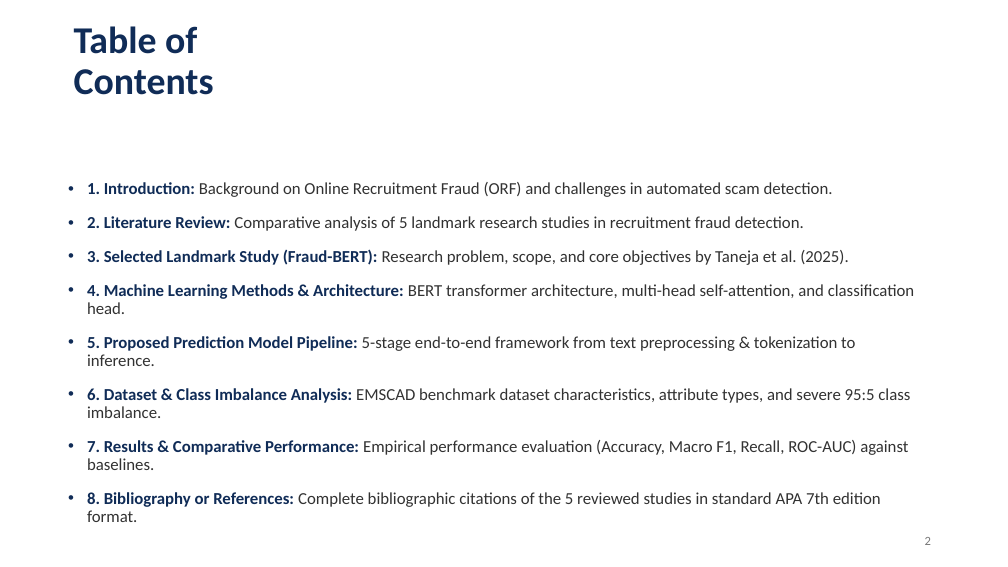
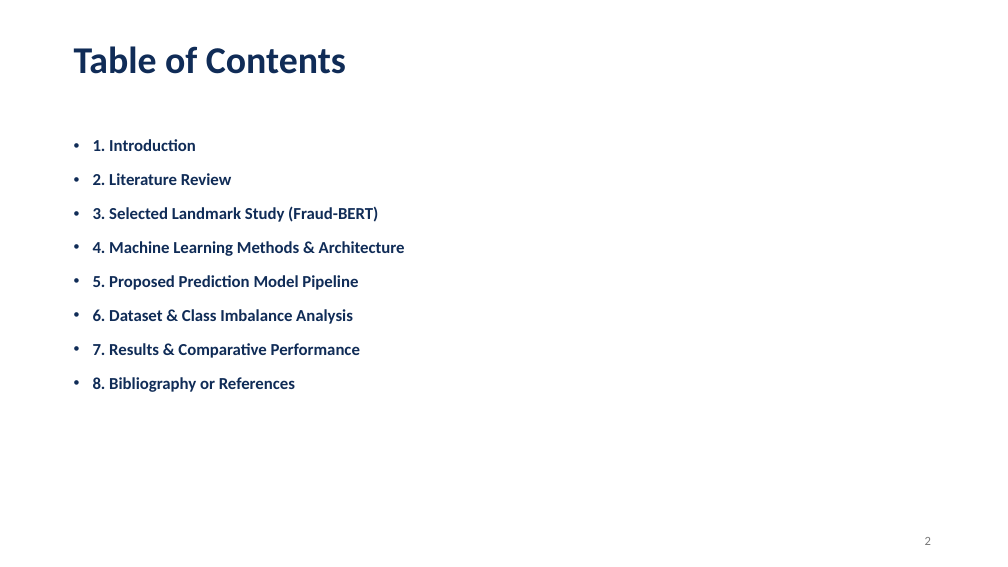
Before and after one commit to akhileshyadav8/Research-Fake-Job-Detection, a slide deck: slide 2 of MST1/Fraud_BERT_Research_Paper_Presentation.pptx. Drawn at 1008x567 pixels with LibreOffice and Linux fonts; fonts in the diff are those of the drawing; background and template pictures are left out. Boxes give left, top, right and bottom in pixels: in the first picture for what was removed or moved away, otherwise in the second. Text is boxed around its words. In the diff, an @@ line names an element or a change of style, - is before the commit and + after.

```diff
--- a/MST1/Fraud_BERT_Research_Paper_Presentation.pptx
+++ b/MST1/Fraud_BERT_Research_Paper_Presentation.pptx
@@ title "Table of Contents" rewrapped from (74,26,214,95) to (74,46,346,74) @@
@@ text at (93,139,405,392): text changed; text colour #323232 to #102C57; bold on @@
-• 1. Introduction: Background on Online Recruitment Fraud (ORF) and challenges in automated scam detection.
-• 2. Literature Review: Comparative analysis of 5 landmark research studies in recruitment fraud detection.
-• 3. Selected Landmark Study (Fraud-BERT): Research problem, scope, and core objectives by Taneja et al. (2025).
-• 4. Machine Learning Methods & Architecture: BERT transformer architecture, multi-head self-attention, and classification head.
-• 5. Proposed Prediction Model Pipeline: 5-stage end-to-end framework from text preprocessing & tokenization to inference.
-• 6. Dataset & Class Imbalance Analysis: EMSCAD benchmark dataset characteristics, attribute types, and severe 95:5 class imbalance.
-• 7. Results & Comparative Performance: Empirical performance evaluation (Accuracy, Macro F1, Recall, ROC-AUC) against baselines.
-• 8. Bibliography or References: Complete bibliographic citations of the 5 reviewed studies in standard APA 7th edition format.
+• 1. Introduction
+• 2. Literature Review
+• 3. Selected Landmark Study (Fraud-BERT)
+• 4. Machine Learning Methods & Architecture
+• 5. Proposed Prediction Model Pipeline
+• 6. Dataset & Class Imbalance Analysis
+• 7. Results & Comparative Performance
+• 8. Bibliography or References
```
Also in this commit, not shown: 8 other slides changed, 7 other files.
